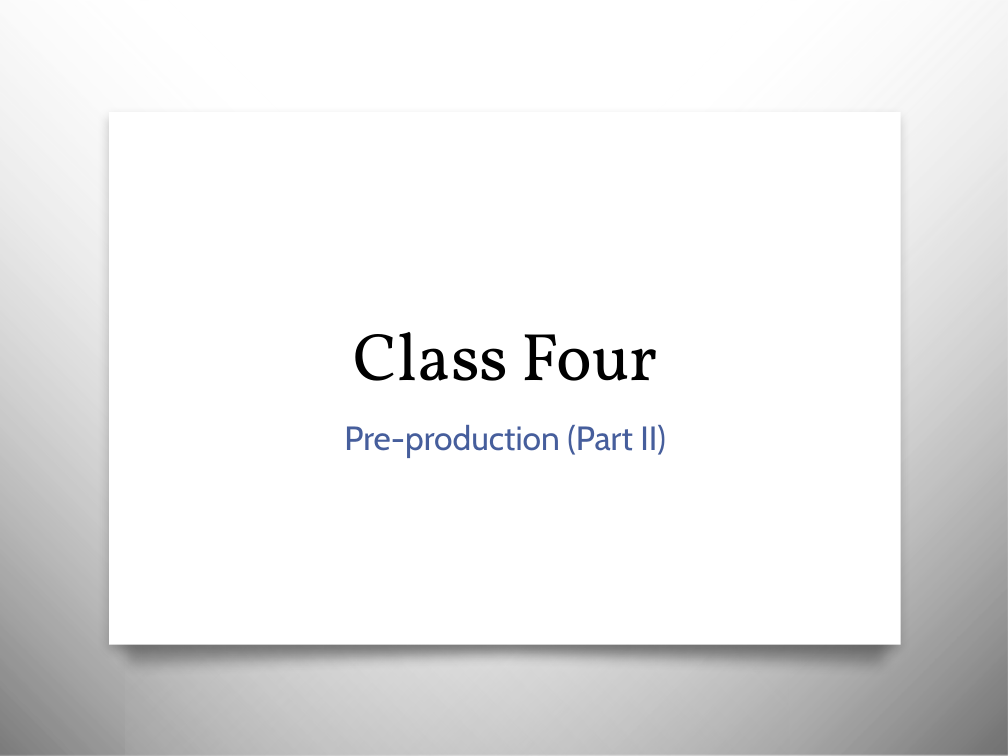
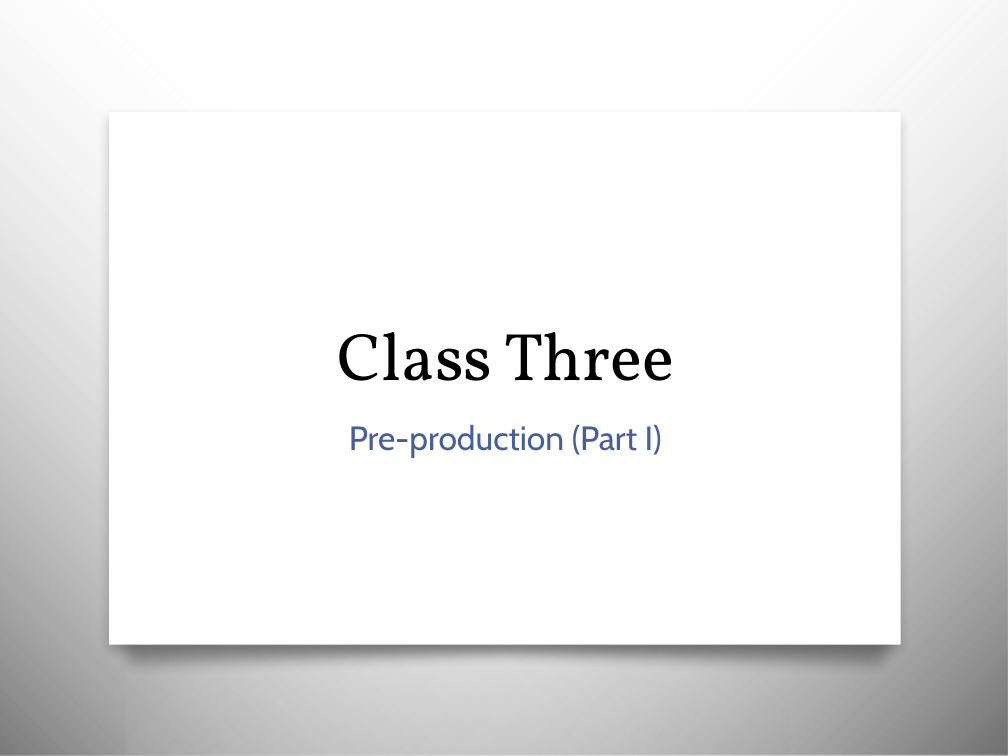
Before and after one commit to awayken/USF-ART329, a slide deck: slide 1 of slides/classthree/slides.pptx. Drawn at 1008x756 pixels with LibreOffice and Linux fonts; fonts in the diff are those of the drawing; background and template pictures are left out. Boxes give left, top, right and bottom in pixels: in the first picture for what was removed or moved away, otherwise in the second. Text is boxed around its words. In the diff, an @@ line names an element or a change of style, - is before the commit and + after.

Commit message:
Tweaked slides for class three.

```diff
--- a/slides/classthree/slides.pptx
+++ b/slides/classthree/slides.pptx
@@ title at (338,332,674,381): text changed @@
-Class Four
+Class Three
@@ subtitle at (349,425,662,458): text changed @@
-Pre-production (Part II)
+Pre-production (Part I)
```
Also in this commit, not shown: 7 other slides changed, 25 slides added, 19 slides removed.
